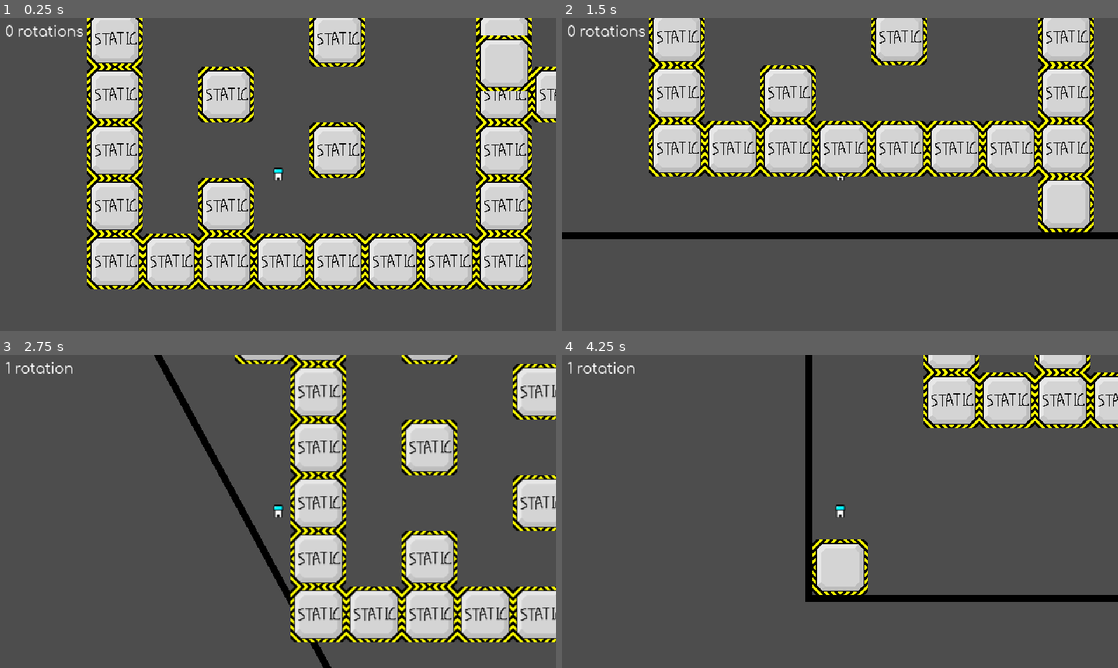
Above: before the commit, frames 1-4 (two rows, left to right).
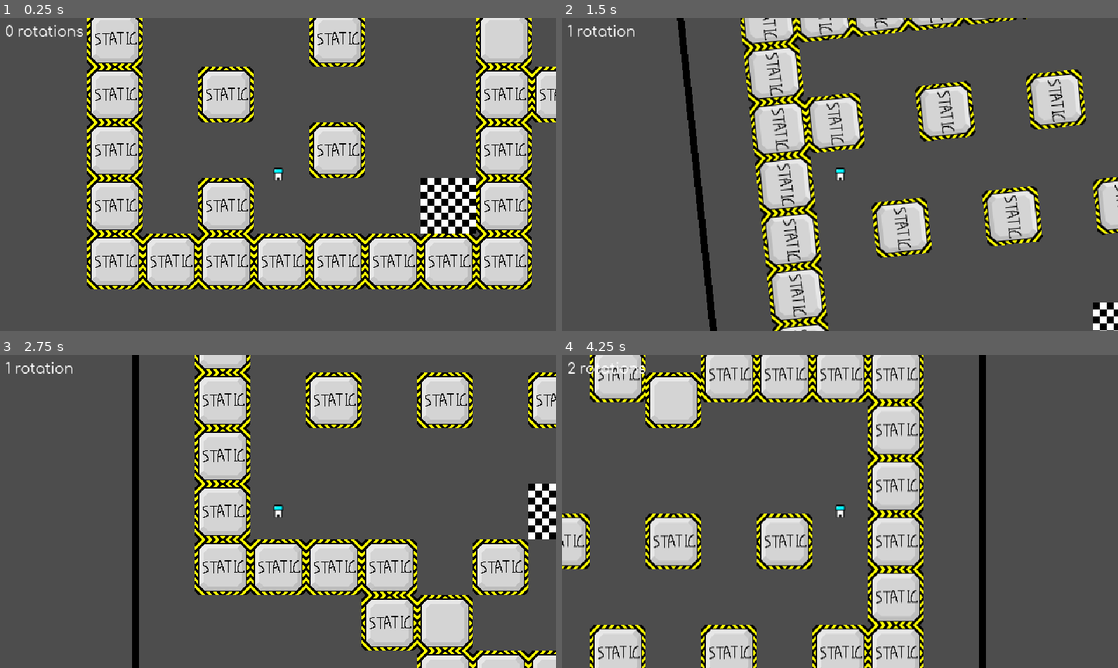
Above: after the commit, the same moments.

Repository: wojtekmal/escape-blocks
Game: Godot game, scene res://Levels/test_level_template_3.tscn
Two runs of this game, one before a commit and one after it. Both use one fixed random seed, a clock stepped at 60 frames per second and the inputs below. This scene is started directly instead of the project's main scene.
Inputs:
- Up to frame 1 (0.25 s): no input
- Up to frame 2 (1.5 s): hold Right (gravity_right) 0.53-1.28 s; tap W (jump) at 0.77 s; hold Left (gravity_left) from 1.28 s (still down)
- Up to frame 3 (2.75 s): tap W (jump) at 1.52 s; release Left (gravity_left) at 2.03 s; hold Right (gravity_right) from 2.03 s (still down)
- Up to frame 4 (4.25 s): release Right (gravity_right) at 2.78 s; hold Up (gravity_up) 2.78-3.53 s; tap W (jump) at 3.02, 3.77 s; hold Left (gravity_left) from 3.53 s (still down)

The runs differ from the first frame. In frame 1, 2.5% of the frame differs, in the area x 75-96%, y 5-69%; in frame 2, 40%, in the area x 0-100%, y 0-100%; in frame 3, 37%; in frame 4, 37%.
Error before the commit: Invalid assignment of property or key 'board_cords' with value of type 'Vector2i' on a base object of type 'Node2D'. (res://Levels/LevelTemplate.gd:409)

Commit message:
bugged meta

Diff:
--- a/engine/Levels/LevelTemplate.gd
+++ b/engine/Levels/LevelTemplate.gd
@@ -40,7 +40,7 @@
 		"resource" : preload("res://blocks/Finish8x8.tscn"),
 		"adress" : Vector2i(0, 0),
 		"layer" : 0,
-		"id" : 1,
+		"id" : 3,
 	},
 	"moving" : {
 		"resource" : preload("res://blocks/StaticBlock8x8.tscn"),
@@ -52,7 +52,7 @@
 		"resource" : preload("res://blocks/Barrier8x8.tscn"),
 		"adress" : Vector2i(0, 0),
 		"layer" : 0,
-		"id" : 3,
+		"id" : 0,
 	},
 }
 
@@ -112,9 +112,8 @@
 		elif entity.get_real_class() == "StaticBlock8x8":
 			column_top_still_blocks[entity.board_cords.x] = entity.board_cords.y
 
-func compare_entity_heights(a, b):
+func compare_entity_heights(a, b): # Sorts the entities in decreasing order according to their height.
 	return a.position.y > b.position.y
-	# Sorts the entities in decreasing order according to their height.
 
 func move_block(delta, block):
 	if block.is_falling:
@@ -403,7 +402,6 @@
 			block_type["adress"],
 			-1,
 		)
-
 		for wall_tile in wall_tiles:
 			var new_block = block_resource.instantiate()
 			new_block.board_cords = wall_tile
--- a/engine/Levels/test_level_template_3.tscn
+++ b/engine/Levels/test_level_template_3.tscn
@@ -17,4 +17,4 @@
 [node name="Walls" parent="." index="3"]
 visible = true
 position = Vector2(-384, -320)
-layer_0/tile_data = PackedInt32Array(196609, 2, 0, 196610, 2 …(475 unchanged characters)… 3222, 2, 0, 262150, 2, 0, 131078, 2, 0, 131073, 3, 0)
+layer_0/tile_data = PackedInt32Array(196609, 2, 0, 196610, 2 …(475 unchanged characters)… 3222, 2, 0, 262150, 2, 0, 131078, 2, 0, 458760, 3, 0)
--- /dev/null
+++ b/engine/blocks/Finish8x8.gd
@@ -0,0 +1,22 @@
+extends Node2D
+
+@export var board_cords: Vector2i : set = set_board_cords
+@export var board_dimensions: Vector2i : set = set_board_dimensions
+@export var is_falling := true : set = set_is_falling
+
+func set_is_falling(new_value):
+	push_error("You are changing Finish's is_falling, which is always false.")
+
+func set_board_dimensions(newValue):
+	board_dimensions = newValue
+	set_board_cords(board_cords)
+
+func set_board_cords(newValue):
+	board_cords = newValue
+	set_position(Vector2i(board_cords.x * 64 + 32 - board_dimensions.x * 32, board_cords.y * 64 + 32 - board_dimensions.y * 32))
+
+func _process(delta):
+	pass
+
+func get_real_class():
+	return "Finish"
--- a/engine/blocks/Finish8x8.tscn
+++ b/engine/blocks/Finish8x8.tscn
@@ -1,11 +1,13 @@
-[gd_scene load_steps=3 format=3 uid="uid://c3avsb1yqsm1a"]
+[gd_scene load_steps=4 format=3 uid="uid://c3avsb1yqsm1a"]
 
-[ext_resource type="Texture2D" uid="uid://5y23edqo0olg" path="res://textures/wall_block.png" id="1_2aetp"]
+[ext_resource type="Script" path="res://blocks/Finish8x8.gd" id="1_d6rvf"]
+[ext_resource type="Texture2D" uid="uid://dhx3mdga63otx" path="res://textures/finish.png" id="2_lrwi6"]
 
 [sub_resource type="RectangleShape2D" id="RectangleShape2D_vf38t"]
 size = Vector2(64, 64)
 
 [node name="Finish" type="Node2D"]
+script = ExtResource("1_d6rvf")
 
 [node name="Area2D" type="Area2D" parent="."]
 collision_layer = 8
@@ -14,5 +16,5 @@
 [node name="CollisionShape2D" type="CollisionShape2D" parent="Area2D"]
 shape = SubResource("RectangleShape2D_vf38t")
 
-[node name="WallBlock" type="Sprite2D" parent="."]
-texture = ExtResource("1_2aetp")
+[node name="Finish" type="Sprite2D" parent="."]
+texture = ExtResource("2_lrwi6")
Binary file changed: engine/textures/finish.png
